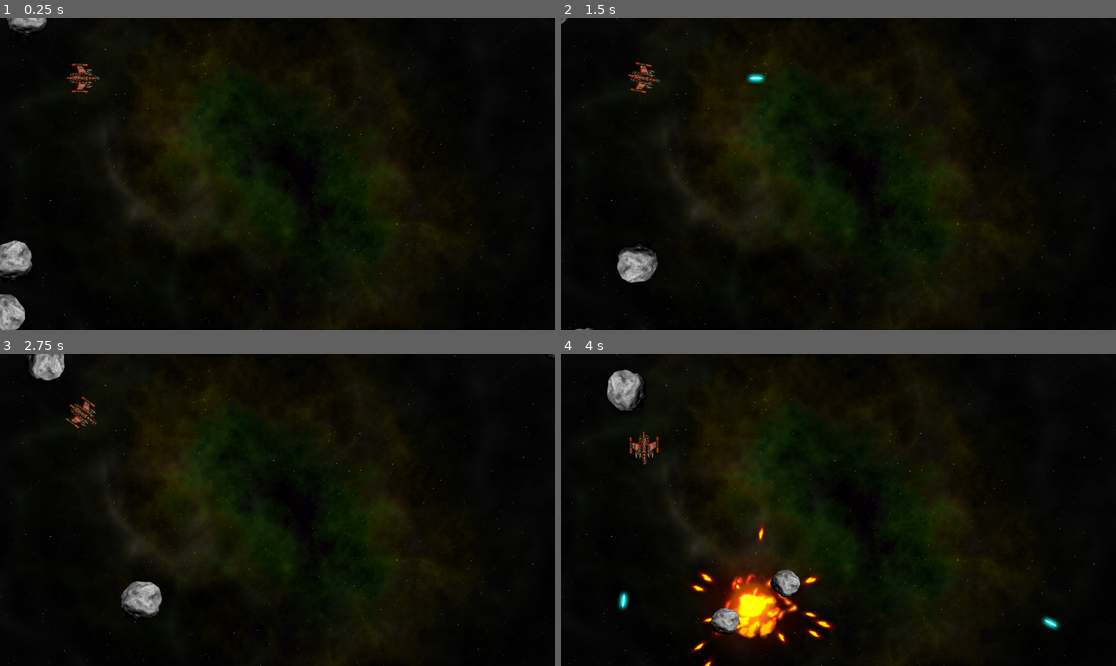
Above: before the commit, frames 1-4 (two rows, left to right).
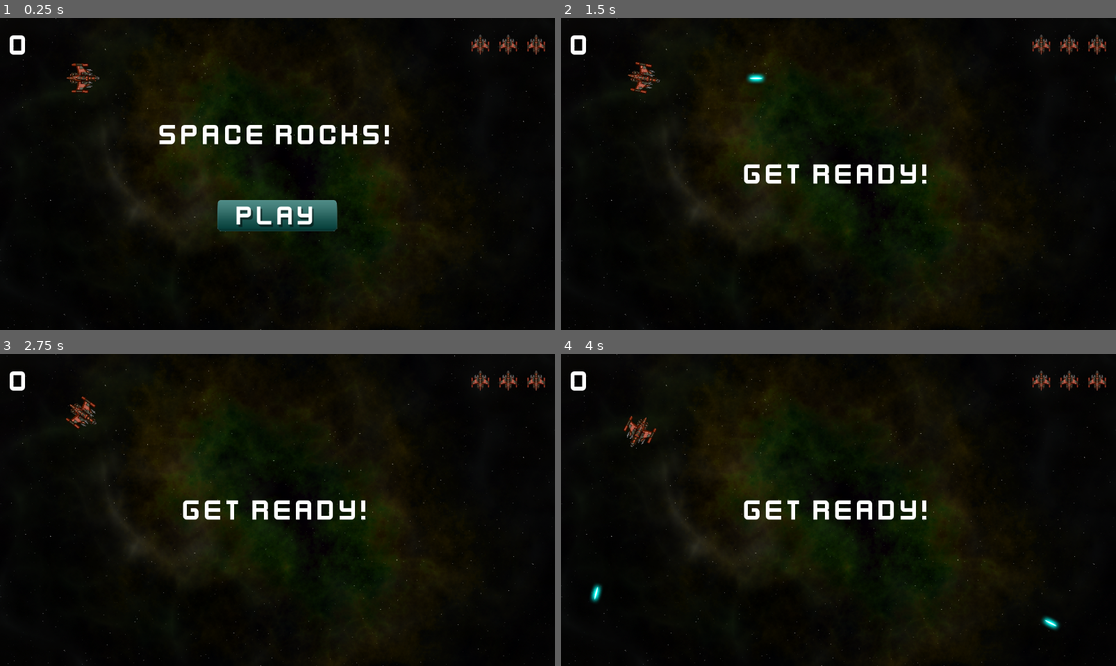
Above: after the commit, the same moments.

Repository: SeanCampbell255/Space-Rocks
Game: Godot game, scene res://scenes/main.tscn
The game is run twice, just before and just after one commit, with the same random seed, the same clock (stepped at 60 frames per second) and the same inputs.
Inputs (mouse positions are in pixels of both pictures, inside the frame that each line leads up to):
- Up to frame 1 (0.25 s): no input
- Up to frame 2 (1.5 s): click (838, 214) at 0.52 s; hold D (rotate_right) from 1.28 s (still down); hold Space (shoot) from 1.28 s (still down)
- Up to frame 3 (2.75 s): release D (rotate_right) at 2.03 s; release Space (shoot) at 2.03 s; hold A (rotate_left) from 2.03 s (still down); tap Space (shoot) at 2.1 s
- Up to frame 4 (4 s): release A (rotate_left) at 2.78 s; hold D (rotate_right) 2.78-3.53 s; hold Space (shoot) 2.78-3.53 s; hold W (thrust) from 3.53 s (still down); tap Space (shoot) at 3.6 s

The runs differ from the first frame. In frame 1, 5.1% of the frame differs, in the area x 0-99%, y 0-100%; in frame 2, 2.2%; in frame 3, 2.6%; in frame 4, 6.5%, in the area x 1-99%, y 4-100%.
Error after the commit: Invalid call. Nonexistent function 'reset' in base 'RigidBody2D (player.gd)'. (res://scripts/main.gd:31)

Commit message:
HUD
HUD shows start game button, game title, player lives & score

Diff:
--- /dev/null
+++ b/assets/hud.tres
@@ -0,0 +1,7 @@
+[gd_resource type="LabelSettings" load_steps=2 format=3 uid="uid://fh3gmrpyoqi0"]
+
+[ext_resource type="FontFile" uid="uid://bomyav7p7fwsm" path="res://assets/kenvector_future_thin.ttf" id="1_rf2oh"]
+
+[resource]
+font = ExtResource("1_rf2oh")
+font_size = 64
--- /dev/null
+++ b/scenes/hud.tscn
@@ -0,0 +1,76 @@
+[gd_scene load_steps=6 format=3 uid="uid://cfvcttyy8y4rx"]
+
+[ext_resource type="Script" path="res://scripts/hud.gd" id="1_7qljn"]
+[ext_resource type="Texture2D" uid="uid://dnn7cehb81v6" path="res://assets/player_small.png" id="2_fwcxi"]
+[ext_resource type="LabelSettings" uid="uid://fh3gmrpyoqi0" path="res://assets/hud.tres" id="2_llay4"]
+[ext_resource type="Texture2D" uid="uid://c5a5lfygyqva4" path="res://assets/play_button.png" id="3_ekox4"]
+[ext_resource type="Texture2D" uid="uid://b0c8xckckli4v" path="res://assets/play_button_h.png" id="4_5qxsr"]
+
+[node name="HUD" type="CanvasLayer"]
+script = ExtResource("1_7qljn")
+
+[node name="Timer" type="Timer" parent="."]
+wait_time = 2.0
+one_shot = true
+
+[node name="MarginContainer" type="MarginContainer" parent="."]
+anchors_preset = 10
+anchor_right = 1.0
+grow_horizontal = 2
+theme_override_constants/margin_left = 20
+theme_override_constants/margin_top = 20
+theme_override_constants/margin_right = 20
+theme_override_constants/margin_bottom = 20
+
+[node name="HBoxContainer" type="HBoxContainer" parent="MarginContainer"]
+layout_mode = 2
+
+[node name="ScoreLabel" type="Label" parent="MarginContainer/HBoxContainer"]
+layout_mode = 2
+size_flags_horizontal = 3
+text = "0"
+label_settings = ExtResource("2_llay4")
+
+[node name="LivesCounter" type="HBoxContainer" parent="MarginContainer/HBoxContainer"]
+layout_mode = 2
+theme_override_constants/separation = 20
+
+[node name="L1" type="TextureRect" parent="MarginContainer/HBoxContainer/LivesCounter"]
+layout_mode = 2
+texture = ExtResource("2_fwcxi")
+stretch_mode = 5
+
+[node name="L2" type="TextureRect" parent="MarginContainer/HBoxContainer/LivesCounter"]
+layout_mode = 2
+texture = ExtResource("2_fwcxi")
+stretch_mode = 5
+
+[node name="L3" type="TextureRect" parent="MarginContainer/HBoxContainer/LivesCounter"]
+layout_mode = 2
+texture = ExtResource("2_fwcxi")
+stretch_mode = 5
+
+[node name="VBoxContainer" type="VBoxContainer" parent="."]
+anchors_preset = 14
+anchor_top = 0.5
+anchor_right = 1.0
+anchor_bottom = 0.5
+offset_top = -13.5
+offset_bottom = 13.5
+grow_horizontal = 2
+grow_vertical = 2
+theme_override_constants/separation = 100
+
+[node name="Message" type="Label" parent="VBoxContainer"]
+layout_mode = 2
+text = "Space Rocks!"
+label_settings = ExtResource("2_llay4")
+horizontal_alignment = 1
+
+[node name="StartButton" type="TextureButton" parent="VBoxContainer"]
+layout_mode = 2
+size_flags_horizontal = 4
+texture_normal = ExtResource("3_ekox4")
+texture_hover = ExtResource("4_5qxsr")
+
+[connection signal="pressed" from="VBoxContainer/StartButton" to="." method="_on_start_button_pressed"]
--- a/scenes/main.tscn
+++ b/scenes/main.tscn
@@ -1,9 +1,10 @@
-[gd_scene load_steps=6 format=3 uid="uid://dsk5vktvxpr3t"]
+[gd_scene load_steps=7 format=3 uid="uid://dsk5vktvxpr3t"]
 
 [ext_resource type="Texture2D" uid="uid://b2ifm15mc2bvg" path="res://assets/space_background.png" id="1_01b7w"]
-[ext_resource type="Script" path="res://scenes/main.gd" id="1_ie7i3"]
+[ext_resource type="Script" path="res://scripts/main.gd" id="1_lad8o"]
 [ext_resource type="PackedScene" uid="uid://dq5sco36p7gxi" path="res://scenes/rock.tscn" id="2_hxdw0"]
 [ext_resource type="PackedScene" uid="uid://bw3veicdd888r" path="res://scenes/player.tscn" id="2_r78vy"]
+[ext_resource type="PackedScene" uid="uid://cfvcttyy8y4rx" path="res://scenes/hud.tscn" id="5_xcgaa"]
 
 [sub_resource type="Curve2D" id="Curve2D_40quy"]
 _data = {
@@ -12,7 +13,7 @@
 point_count = 5
 
 [node name="Main" type="Node"]
-script = ExtResource("1_ie7i3")
+script = ExtResource("1_lad8o")
 rock_scene = ExtResource("2_hxdw0")
 
 [node name="Background" type="Sprite2D" parent="."]
@@ -27,3 +28,7 @@
 curve = SubResource("Curve2D_40quy")
 
 [node name="RockSpawn" type="PathFollow2D" parent="RockPath"]
+
+[node name="HUD" parent="." instance=ExtResource("5_xcgaa")]
+
+[connection signal="start_game" from="HUD" to="." method="new_game"]
--- /dev/null
+++ b/scripts/hud.gd
@@ -0,0 +1,33 @@
+extends CanvasLayer
+
+signal start_game
+
+@onready var lives_counter = $MarginContainer/HBoxContainer/LivesCounter.get_children()
+@onready var score_label = $MarginContainer/HBoxContainer/ScoreLabel
+@onready var message = $VBoxContainer/Message
+@onready var start_button = $VBoxContainer/StartButton
+
+func show_message(text):
+	message.text = text
+	message.show()
+	$Timer.start()
+
+func update_score(value):
+	score_label.text = str(value)
+
+func update_lives(value):
+	for item in 3:
+		lives_counter[item].visible = value > item
+
+func game_over():
+	show_message("Game Over")
+	await $Timer.timeout
+	start_button.show()
+
+func _on_start_button_pressed():
+	start_button.hide()
+	start_game.emit()
+
+func _on_timer_timeout():
+	message.hide()
+	message.text = ""
--- a/scenes/main.gd
+++ b/scripts/main.gd
@@ -2,11 +2,40 @@
 
 @export var rock_scene : PackedScene
 
+var level = 0
+var playing = false
+var score = 0
 var screensize = Vector2.ZERO
+
+func _process(delta):
+	if not playing:
+		return
+	if get_tree().get_nodes_in_group("rocks").size() == 0:
+		new_level()
 
 func _ready():
 	screensize = get_viewport().get_visible_rect().size
-	for i in 3:
+
+func game_over():
+	playing = false
+	$HUD.game_over()
+
+func new_game():
+	get_tree().call_group("rocks", "queue_free")
+
+	level = 0
+	score = 0
+	$HUD.update_score(score)
+	$HUD.show_message("Get Ready!")
+
+	$Player.reset()
+	await $HUD/Timer.timeout
+	playing = true
+
+func new_level():
+	level += 1
+	$HUD.show_message("Wave %s" % level)
+	for i in level:
 		spawn_rock(3)
 
 func spawn_rock(size, pos=null, vel=null):
